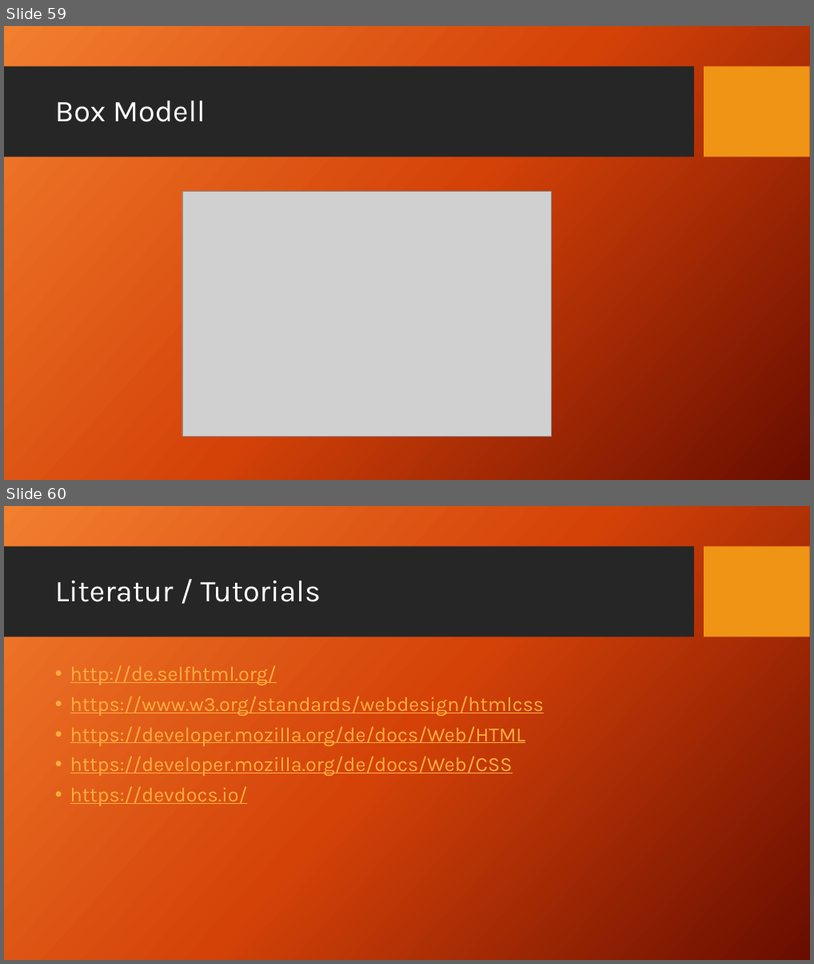
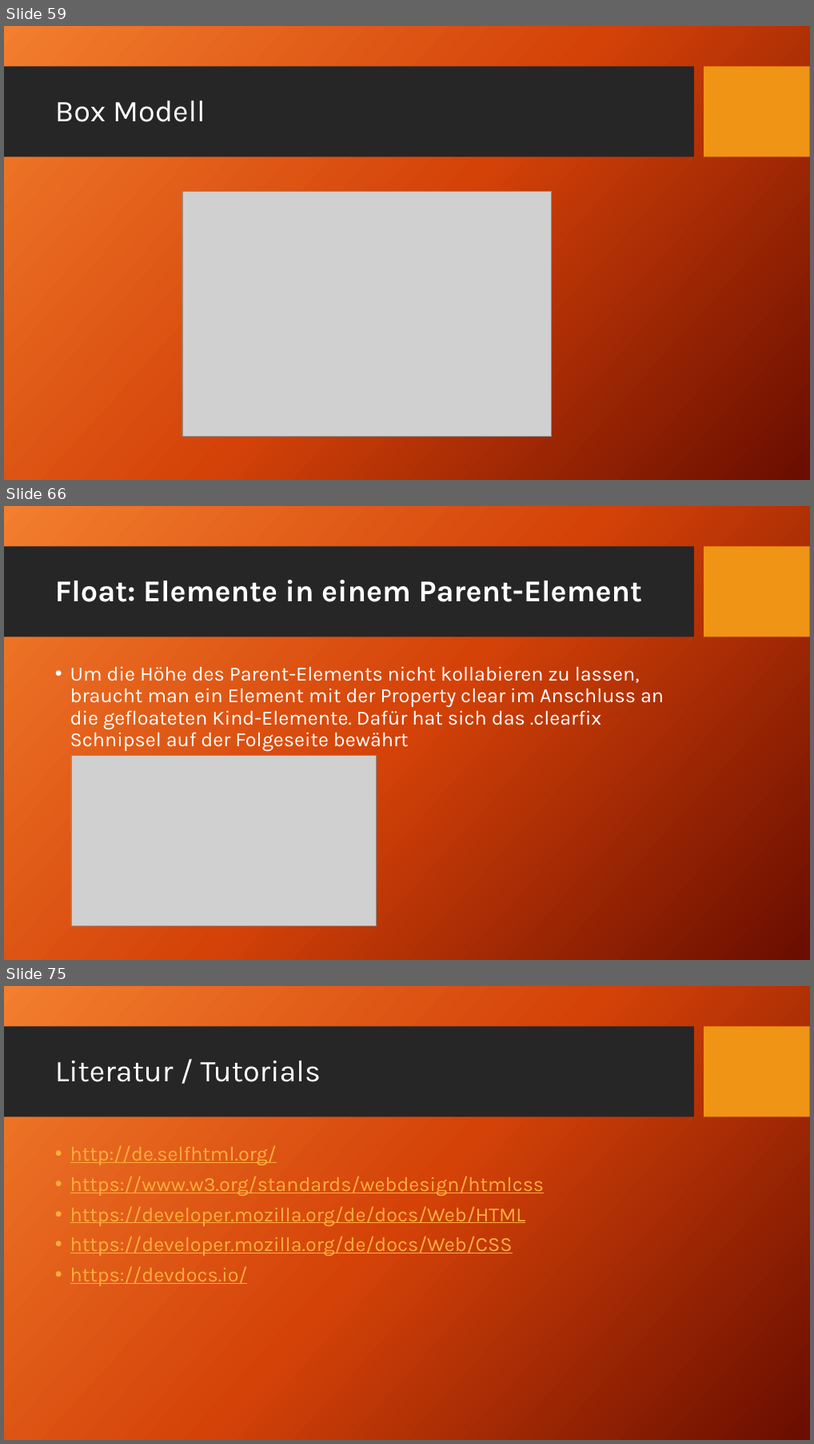
Before and after one commit to TomFrey/htmlCssBasicUebungen, a slide deck: html Schulung.pptx. Shown one above the other, each under a label of ours: slides 59 and 60 before the commit, slides 59, 66 and 75 after it; the slides between them are not shown. The pictures are 814x964 and 814x1444 pixels, drawn with LibreOffice and Linux fonts; fonts in the diff are those of the drawing; grey boxes stand for pictures; background and template pictures are left out. Boxes give left, top, right and bottom in pixels: in the first picture for what was removed or moved away, otherwise in the second. Text is boxed around its words. In the diff, an @@ line names an element or a change of style, - is before the commit and + after.

Commit message:
css float zur PowerPoint Präsentation hinzugefügt.

```diff
--- a/html Schulung.pptx
+++ b/html Schulung.pptx
@@ slide 66 added at (x1=4, y1=506, x2=810, y2=960), background picture (left out); not listed: 2 template elements that a slide beside it also shows @@
@@ title added at (x1=55, y1=580, x2=642, y2=602), 36 pt, text #FFFFFF, bold @@
+Float: Elemente in einem Parent-Element
@@ text added at (x1=70, y1=666, x2=664, y2=751), 24 pt, text #FFFFFF @@
+• Um die Höhe des Parent-Elements nicht kollabieren zu lassen, braucht man ein Element mit der Property clear im Anschluss an die gefloateten Kind-Elemente. Dafür hat sich das .clearfix Schnipsel auf der Folgeseite bewährt
@@ picture added at (x1=71, y1=756, x2=376, y2=926) @@
@@ what was slide 60 is now slide 75 @@
```
Also in this commit, not shown: 14 other slides added.
